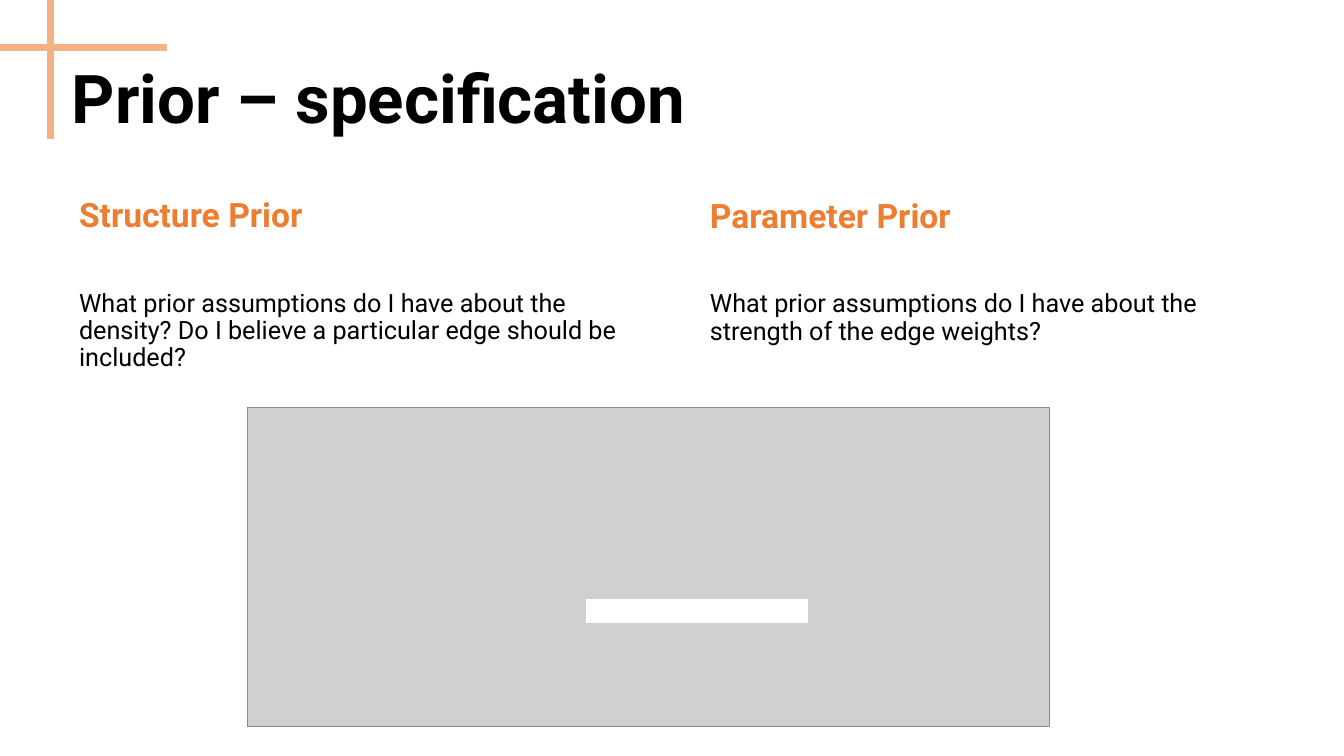
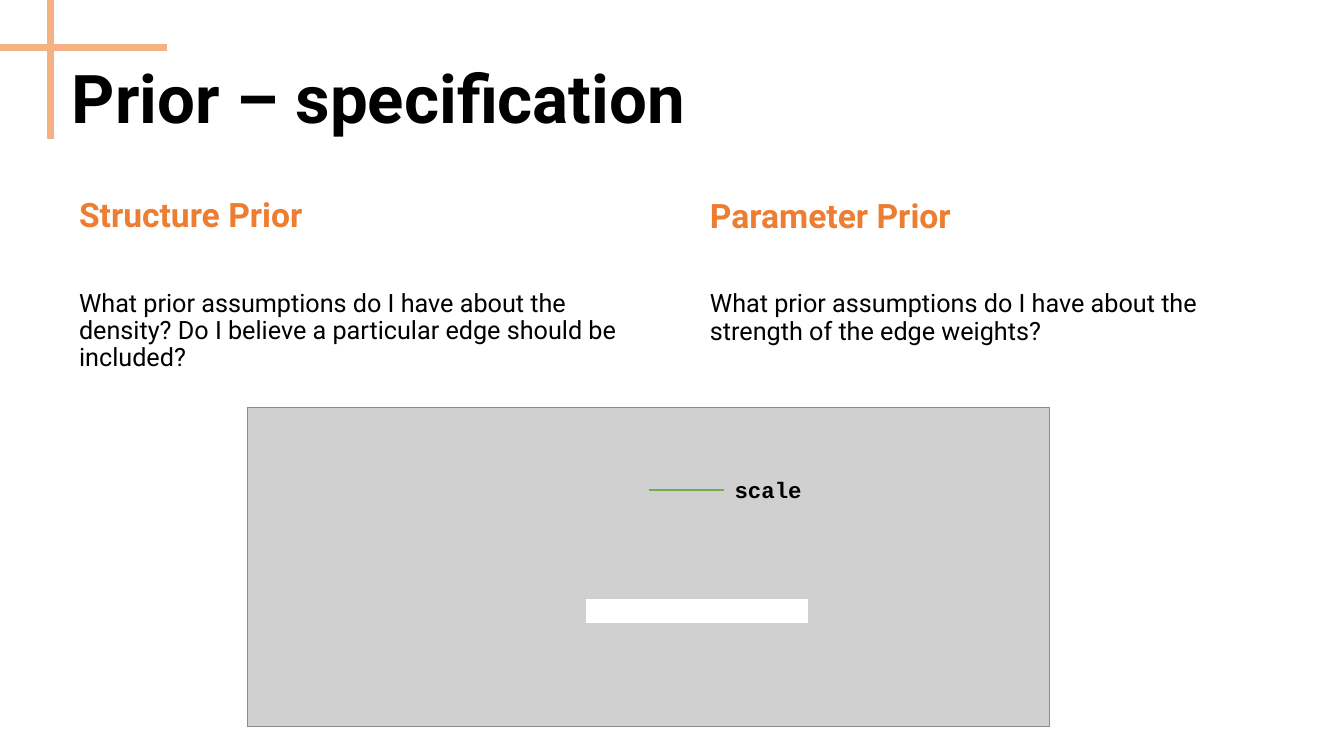
Before and after one commit to Bayesian-Graphical-Modelling-Lab/BGM_Workshops, a slide deck: slide 20 of 2_Tutorial/Part III - Tutorial.pptx (slide 18 before the commit). Drawn at 1344x756 pixels with LibreOffice and Linux fonts; fonts in the diff are those of the drawing; grey boxes stand for pictures. Boxes give left, top, right and bottom in pixels: in the first picture for what was removed or moved away, otherwise in the second. Text is boxed around its words. In the diff, an @@ line names an element or a change of style, - is before the commit and + after.

```diff
--- a/2_Tutorial/Part III - Tutorial.pptx
+++ b/2_Tutorial/Part III - Tutorial.pptx
@@ line added from (648, 490) to (724, 490), #70AD47 1.5 pt @@
@@ text added at <box>735,482,802,499</box>, 16 pt, text #000000, bold @@
+scale
```
Also in this commit, not shown: 1 other slide changed, 1 slide added, 1 other file.
